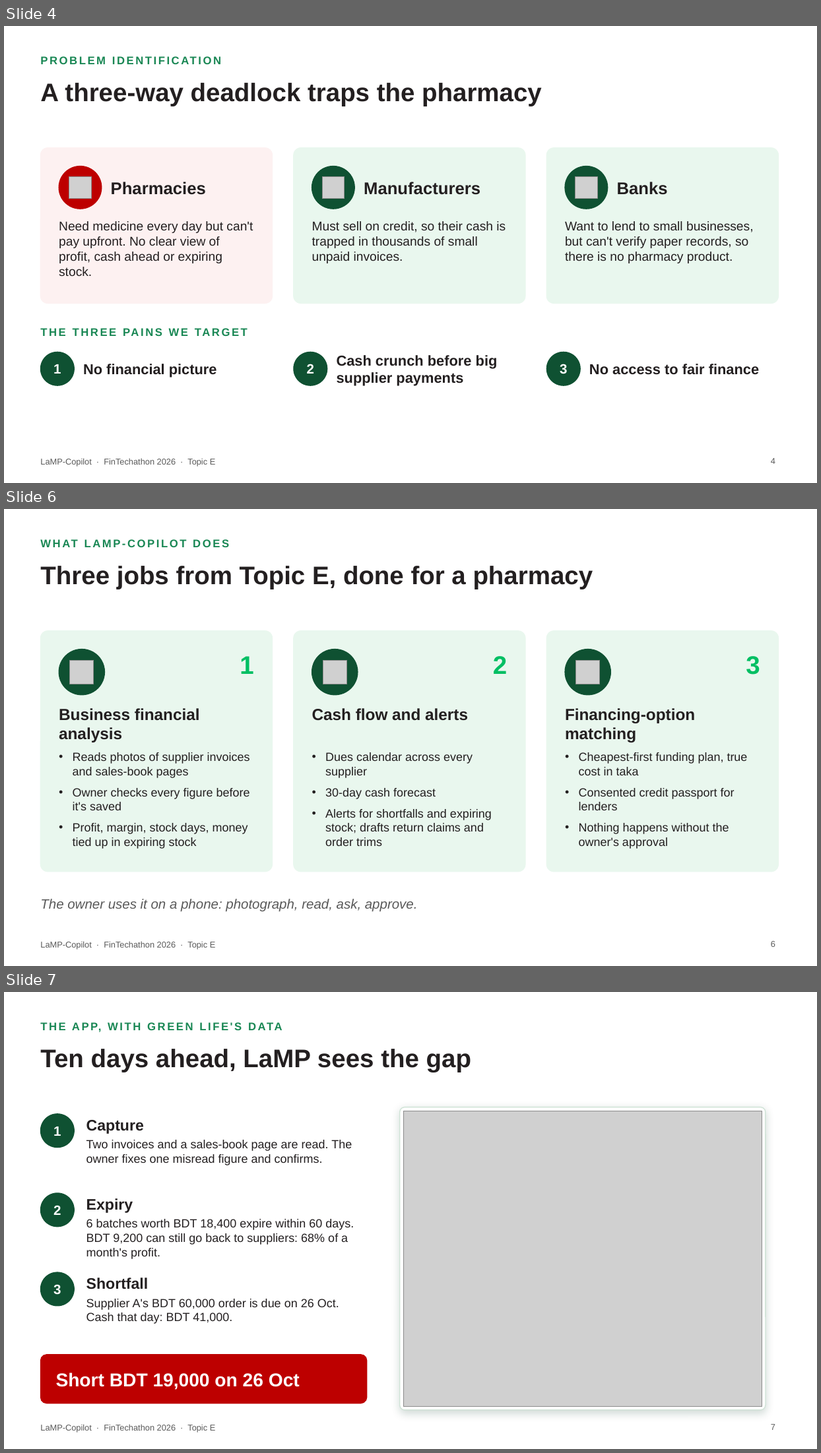
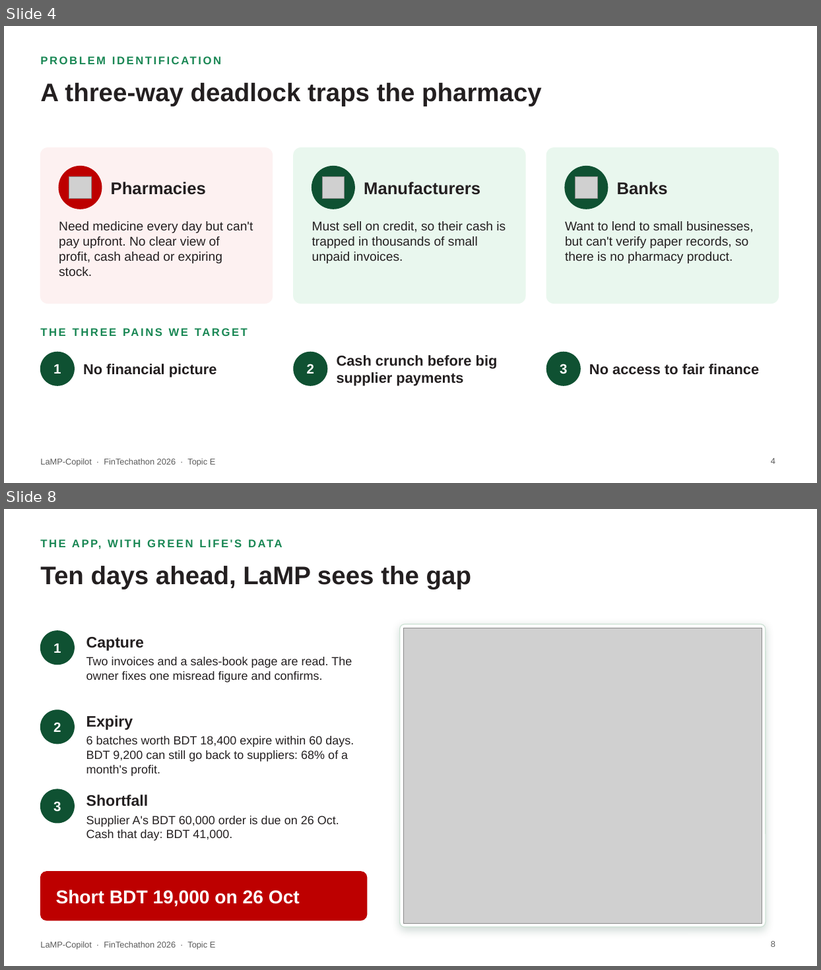
Before and after one commit to ishmam259/lamp-copilot, a slide deck: deck/LaMP-Copilot.pptx. Shown one above the other, each under a label of ours: slides 4, 6 and 7 before the commit, slides 4 and 8 after it; the slides between them are not shown. The pictures are 821x1453 and 821x970 pixels, drawn with LibreOffice and Linux fonts; fonts in the diff are those of the drawing; grey boxes stand for pictures. Boxes give left, top, right and bottom in pixels: in the first picture for what was removed or moved away, otherwise in the second. Text is boxed around its words. In the diff, an @@ line names an element or a change of style, - is before the commit and + after.

```diff
--- a/deck/LaMP-Copilot.pptx
+++ b/deck/LaMP-Copilot.pptx
@@ slide 6 removed at bbox=[4, 509, 817, 966], background #FFFFFF; not listed: 1 template element that a slide beside it also shows @@
@@ text removed at bbox=[40, 537, 773, 558] @@
-WHAT LAMP-COPILOT DOES
@@ title removed at bbox=[40, 566, 593, 589] @@
-Three jobs from Topic E, done for a pharmacy
@@ rounded rectangle removed at bbox=[40, 631, 273, 872] @@
@@ rounded rectangle removed at bbox=[294, 631, 525, 872] @@
@@ rounded rectangle removed at bbox=[547, 631, 779, 872] @@
@@ ellipse removed at bbox=[59, 650, 104, 695] @@
@@ picture removed at bbox=[70, 660, 94, 684] @@
@@ text removed at bbox=[240, 656, 253, 674] @@
-1
@@ ellipse removed at bbox=[312, 650, 358, 695] @@
@@ picture removed at bbox=[323, 660, 347, 684] @@
@@ text removed at bbox=[493, 656, 507, 674] @@
-2
@@ ellipse removed at bbox=[565, 650, 611, 695] @@
@@ picture removed at bbox=[576, 660, 600, 684] @@
@@ text removed at bbox=[746, 656, 760, 675] @@
-3
@@ text removed at bbox=[59, 708, 200, 743] @@
-Business financial analysis
@@ text removed at bbox=[312, 708, 468, 721] @@
-Cash flow and alerts
@@ text removed at bbox=[565, 708, 695, 743] @@
-Financing-option matching
@@ text removed at bbox=[73, 753, 250, 849] @@
-• Reads photos of supplier invoices and sales-book pages
-• Owner checks every figure before it's saved
-• Profit, margin, stock days, money tied up in expiring stock
@@ text removed at bbox=[325, 753, 492, 846] @@
-• Dues calendar across every supplier
-• 30-day cash forecast
-• Alerts for shortfalls and expiring stock; drafts return claims and order trims
@@ text removed at bbox=[579, 753, 748, 849] @@
-• Cheapest-first funding plan, true cost in taka
-• Consented credit passport for lenders
-• Nothing happens without the owner's approval
@@ text removed at bbox=[40, 899, 418, 912] @@
-The owner uses it on a phone: photograph, read, ask, approve.
@@ page number removed at bbox=[771, 941, 776, 947] @@
-6
@@ what was slide 7 is now slide 8 @@
@@ page number at bbox=[771, 941, 776, 947]: text changed @@
-7
+8
```
Also in this commit, not shown: 3 slides changed, 2 slides added, 13 other files.
